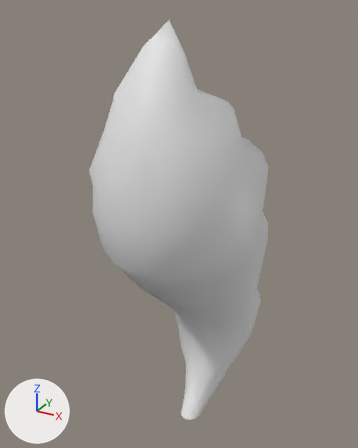
The glTF model Assets/StreamingAssets/Models/Tails/honsey-tail.gltf: old version first, new version second.
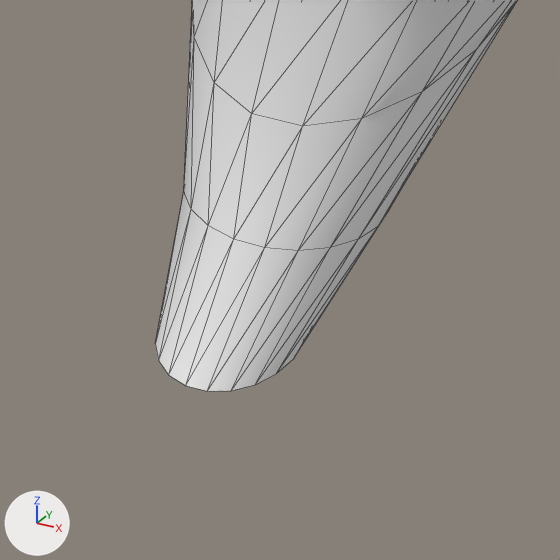
Each version appears first whole from a 50 mm lens placed at (0.0174, -0.06354, 0.053), pointed at (-0.00169, -0.02882, 0.03564), and next in a close-up on the part from 45% to 66% of the width and 82% to 99% of the height. Lighting does not change. The marker at lower left points along +X, +Y and +Z. The close-ups show mesh edges as thin lines. Materials are left out; every surface is plain grey. Where no turn or scale is listed for an object, it has been applied to the vertices. Vertices at the same position are counted once.

Script lines for the objects in view, before the commit:
```python
me_mesh_002 = bpy.data.meshes.new('Mesh.002')
me_mesh_002.from_pydata(...)  # 321 vertices, 620 faces; spans x -0.0062..0.0061, y -0.0392..-0.019, z 0.0152..0.0522
me_mesh_002.materials.append(mat_horse_color_1)
ob_honsey_tail = bpy.data.objects.new('honsey-tail', me_mesh_002)
ob_honsey_tail.location = (0.0, 0.0, 0.0)
```
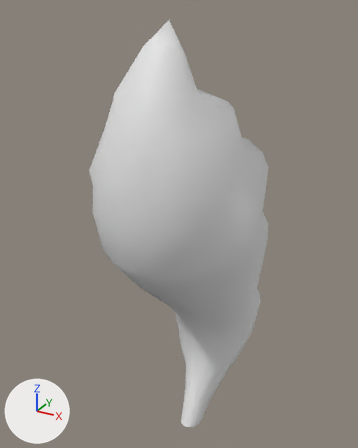
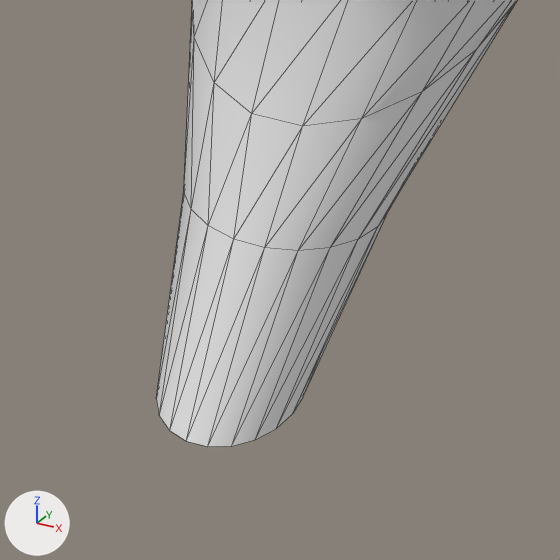
Edits to the scene script, one JSON object a line:
```json
{"block": "me_mesh_002", "where": "me_mesh_002.from_pydata(...)  # 321 vertices, 620 faces; spans x -0.0062..0.0061, y -0.0392..-0.019, z 0.0152..0.0522"}
{"block": "me_mesh_002", "where": "# used by ob_honsey_tail; location = (0.0, 0.0, 0.0)"}
{"block": "me_mesh_002", "change": "me_mesh_002 part 1: all 20 vertices in x -0.001..0.0009, y -0.0306..-0.028, z 0.0152..0.0157 are moved by (0.0, 0.0, -0.001)"}
```

Location of each change, [x1, y1, x2, y2] in pixels of the close-ups (560 x 560 px; the box of a moved part takes in the faces that stretch with it):
```json
{"object": "honsey-tail", "change": "reshaped", "before": [155, 0, 517, 391], "after": [156, 0, 517, 447]}
{"part": 1, "of": "me_mesh_002", "change": "moved or reshaped", "before": [155, 193, 385, 391], "after": [156, 193, 389, 447]}
```
